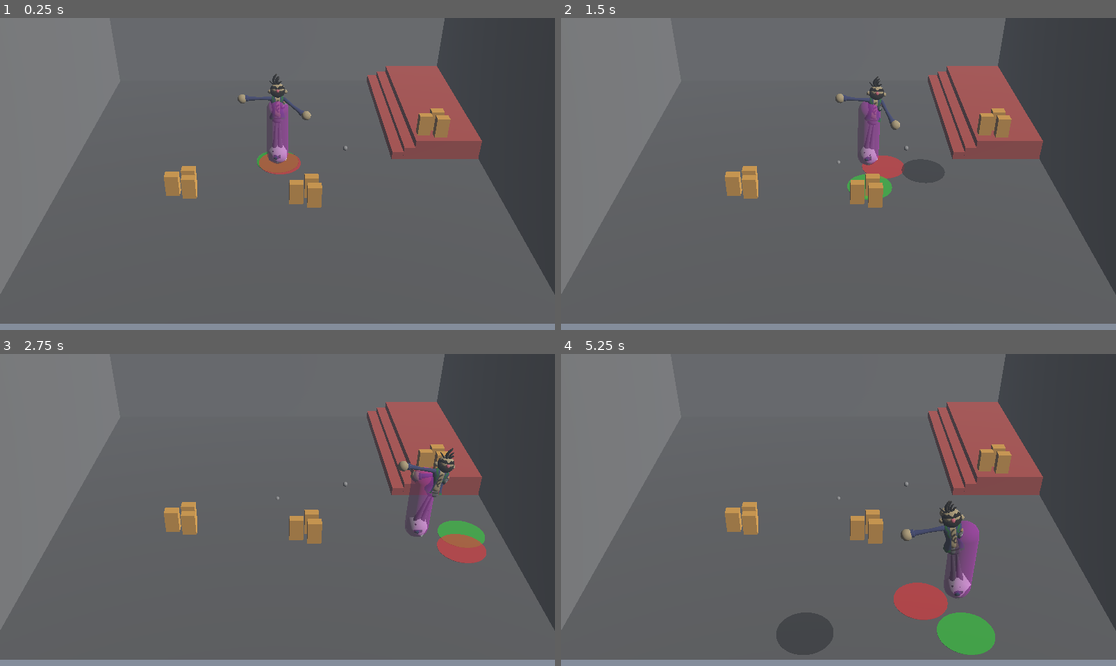
Above: before the commit, frames 1-4 (two rows, left to right).
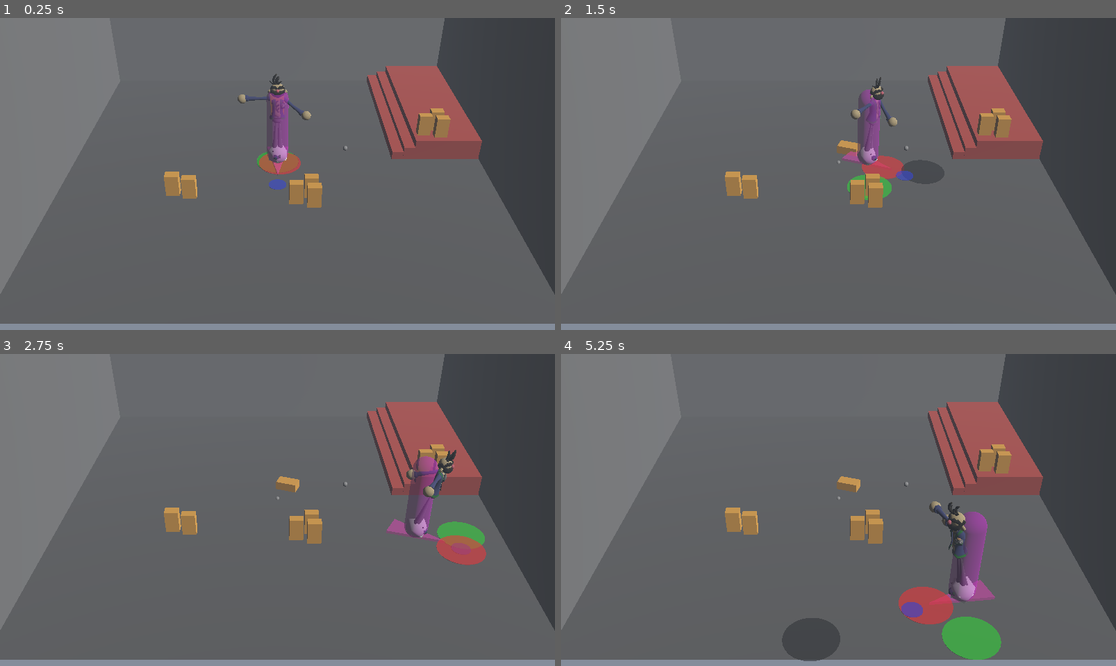
Above: after the commit, the same moments.

Repository: JulienKaspar/godot-wild-jam-88
Game: Godot game, scene res://Levels/Gyms/lvl_player_parkour.tscn
The game is run twice, just before and just after one commit, with the same random seed, the same clock (stepped at 60 frames per second) and the same inputs.
Inputs:
- Up to frame 1 (0.25 s): no input
- Up to frame 2 (1.5 s): hold D (move_right) 0.53-1.28 s; hold S (move_back) from 1.28 s (still down)
- Up to frame 3 (2.75 s): release S (move_back) at 2.03 s; hold D (move_right) from 2.03 s (still down)
- Up to frame 4 (5.25 s): release D (move_right) at 2.78 s; hold W (move_forward) 2.78-3.53 s; hold A (move_left) 3.53-5.03 s; hold S (move_back) from 5.03 s (still down)

The runs differ from the first frame. In frame 1, 0.3% of the frame differs, in the area x 32-53%, y 23-56%; in frame 2, 0.9%; in frame 3, 1.4%; in frame 4, 3.3%, in the area x 32-80%, y 39-99%.

Commit message:
added rotation to player controller

Diff:
--- a/Characters/Player/logic/player_movement.gd
+++ b/Characters/Player/logic/player_movement.gd
@@ -4,16 +4,18 @@
 
 static var move_force_multiplier = 100.0
 static var player_input_strength = 1.0
+static var player_turn_speed = 2.0
 static var drunk_input_strength = 1.0
 static var drunk_chaos_speed = 1.0
 static var drunk_chaos_strength = 0.2
-static var drunk_fall_factor = 4 #how fast the falling will escalate
+static var drunk_fall_factor = 4.0 #how fast the falling will escalate
 
 #----------------State-----------------------
 
 var drunk_noise_vector = Vector2(0,0)
-var drunk_amount = 0
+var drunk_amount = 0.0
 var player_move_dir = Vector2(0,0)
+var player_speed = 0.0
 var player_facing_dir = Vector2(0,1.0)
 
 #----------------Utility-------
@@ -21,20 +23,28 @@
 # generate some noise direction but tend to fall in one direction
 func update_drunk_vector(delta) -> void:
 	var new_noise = Vector2(randf() - 0.5,randf() - 0.5)
-	#new_noise.x = Noise.get_noise_1d(Time.get_ticks_msec())
 	drunk_noise_vector += player_move_dir * delta * drunk_fall_factor
-	#drunk_noise_vector += new_noise * drunk_chaos_strength
 	drunk_noise_vector = lerp(drunk_noise_vector, new_noise, drunk_chaos_strength)
 
 
 func update_body_pose(delta) -> void:
+	var angle = atan2(player_facing_dir.x, player_facing_dir.y)
 	$up_aligned.global_rotation = Vector3(0,0,0)
-	$upper_body_pivot.global_rotation = Vector3(0,0,0)
+	$upper_body_pivot.global_rotation = Vector3(0,angle,0)
 
 func update_vectors() -> void:
 	player_move_dir.x = self.linear_velocity.x
 	player_move_dir.y = self.linear_velocity.z
+	player_speed = player_move_dir.length()
 
+func update_rotation(delta) -> void:
+	if player_speed > 0.3:
+		player_facing_dir = lerp(player_facing_dir, player_move_dir, player_turn_speed*delta).normalized()
+
+func updateDebugHelpers(playerInputDir):
+	$up_aligned/helper_player_dir.position = Vector3(playerInputDir.x,-0.21,playerInputDir.y)
+	$up_aligned/helper_drunk_dir.position = Vector3(drunk_noise_vector.x,-0.21,drunk_noise_vector.y)
+	$up_aligned/helper_player_facing.position = Vector3(player_facing_dir.x,-0.20,player_facing_dir.y)
 
 #----------------Process-------
 
@@ -50,13 +60,14 @@
 func _physics_process(delta: float) -> void:
 	update_vectors()
 	update_drunk_vector(delta)
+	update_rotation(delta)
 	# `velocity` will be a Vector2 between `Vector2(-1.0, -1.0)` and `Vector2(1.0, 1.0)`
 	var playerInputDir = Input.get_vector("move_left", "move_right", "move_forward", "move_back")
-	$up_aligned/helper_player_dir.position = Vector3(playerInputDir.x,-0.21,playerInputDir.y)
-	$up_aligned/helper_drunk_dir.position = Vector3(drunk_noise_vector.x,-0.21,drunk_noise_vector.y)
 
 	var move_force = playerInputDir * player_input_strength
 	move_force += drunk_noise_vector * drunk_input_strength
 	move_force *= delta * move_force_multiplier
 	var impulse = Vector3(move_force.x, 0, move_force.y)
+
+	updateDebugHelpers(playerInputDir)
 	self.apply_impulse(impulse)
--- a/Characters/Player/player_controller.tscn
+++ b/Characters/Player/player_controller.tscn
@@ -19,7 +19,14 @@
 [sub_resource type="CapsuleMesh" id="CapsuleMesh_jkj6u"]
 material = SubResource("StandardMaterial3D_6yvek")
 radius = 0.25
-height = 1.65
+height = 1.9
+
+[sub_resource type="PrismMesh" id="PrismMesh_jkj6u"]
+size = Vector3(0.52, 1.215, 0.06)
+
+[sub_resource type="StandardMaterial3D" id="StandardMaterial3D_t5fyq"]
+transparency = 1
+albedo_color = Color(1, 0.15294118, 0.7921569, 0.47843137)
 
 [sub_resource type="CylinderMesh" id="CylinderMesh_jkj6u"]
 height = 0.01
@@ -35,6 +42,15 @@
 [sub_resource type="StandardMaterial3D" id="StandardMaterial3D_fy1gk"]
 transparency = 1
 albedo_color = Color(0, 0.8980392, 0, 0.59607846)
+
+[sub_resource type="CylinderMesh" id="CylinderMesh_6yvek"]
+top_radius = 0.2
+bottom_radius = 0.2
+height = 0.01
+
+[sub_resource type="StandardMaterial3D" id="StandardMaterial3D_vokij"]
+transparency = 1
+albedo_color = Color(0, 0.1882353, 0.9098039, 0.59607846)
 
 [node name="PlayerController" type="Node3D"]
 
@@ -55,8 +71,13 @@
 unique_name_in_owner = true
 
 [node name="MeshInstance3D" type="MeshInstance3D" parent="RigidBally3D/upper_body_pivot"]
-transform = Transform3D(1, 0, 0, 0, 1, 0, 0, 0, 1, 0, 0.5899879, 0)
+transform = Transform3D(1, 0, 0, 0, 1, 0, 0, 0, 1, 0, 0.7315148, 0)
 mesh = SubResource("CapsuleMesh_jkj6u")
+
+[node name="MeshInstance3D2" type="MeshInstance3D" parent="RigidBally3D/upper_body_pivot"]
+transform = Transform3D(1, 0, 0, 0, -4.371139e-08, -1, 0, 1, -4.371139e-08, 0, -0.15997481, 0.047753245)
+mesh = SubResource("PrismMesh_jkj6u")
+surface_material_override/0 = SubResource("StandardMaterial3D_t5fyq")
 
 [node name="up_aligned" type="Node3D" parent="RigidBally3D"]
 
@@ -77,3 +98,9 @@
 mesh = SubResource("CylinderMesh_jkj6u")
 skeleton = NodePath("../../..")
 surface_material_override/0 = SubResource("StandardMaterial3D_fy1gk")
+
+[node name="helper_player_facing" type="MeshInstance3D" parent="RigidBally3D/up_aligned"]
+transform = Transform3D(1, 0, 0, 0, 1, 0, 0, 0, 1, 0, -0.2206907, 0.9966068)
+mesh = SubResource("CylinderMesh_6yvek")
+skeleton = NodePath("../../..")
+surface_material_override/0 = SubResource("StandardMaterial3D_vokij")
--- a/Levels/Gyms/lvl_player_parkour.tscn
+++ b/Levels/Gyms/lvl_player_parkour.tscn
@@ -67,7 +67,7 @@
 transform = Transform3D(1, 0, 0, 0, 1, 0, 0, 0, 1, -2.296811, 0.25, 1.2604448)
 
 [node name="PropBox3" parent="Obsticles/Props" instance=ExtResource("2_g5tv7")]
-transform = Transform3D(1, 0, 0, 0, 1, 0, 0, 0, 1, -1.9633616, 0.25, 1.0246342)
+transform = Transform3D(1, 0, 0, 0, 1, 0, 0, 0, 1, -0.0054715276, 1.8376266, -0.041978955)
 
 [node name="PropBox4" parent="Obsticles/Props" instance=ExtResource("2_g5tv7")]
 transform = Transform3D(1, 0, 0, 0, 1, 0, 0, 0, 1, 0.7838677, 0.25, 1.6883658)
Not shown: 1 places in Characters/Player/player_controller.tscn that only renumber resources
